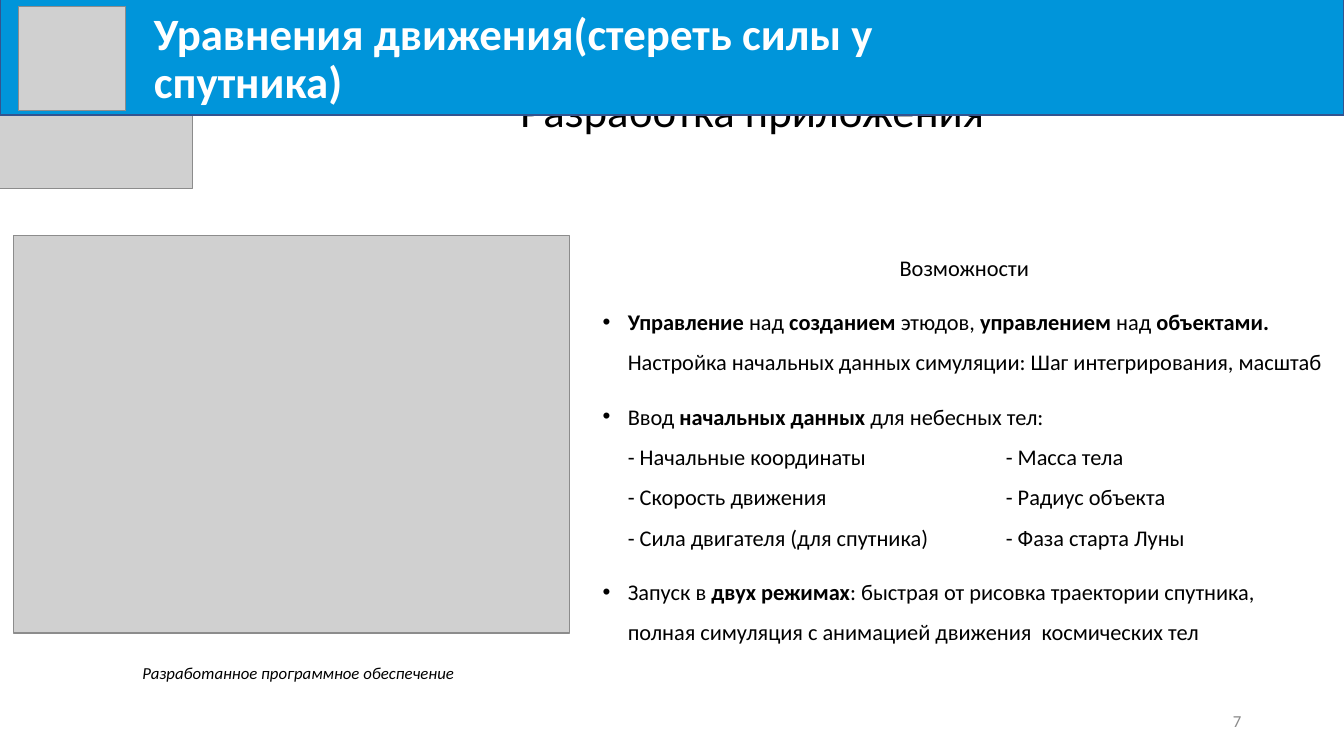
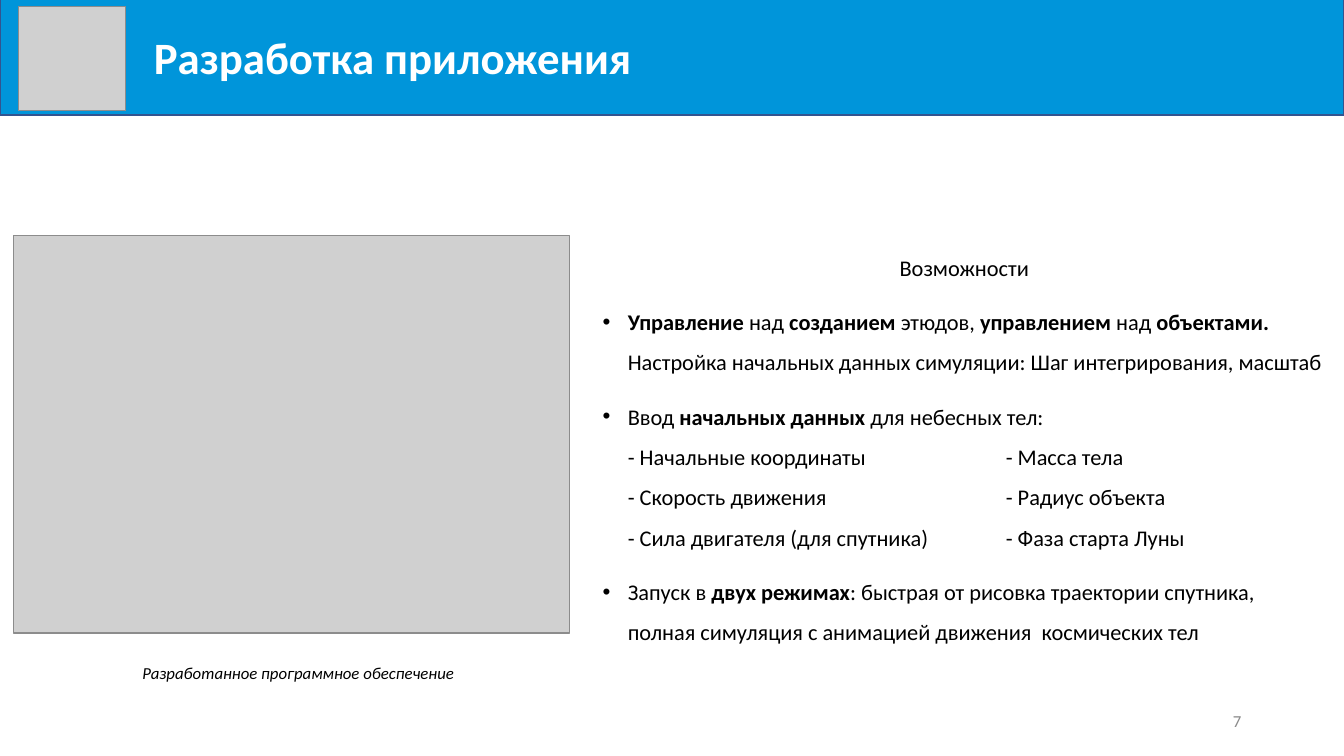
Before and after one commit to Milirik/diploma, a slide deck: slide 7 of Mikheev-K_V.pptx. Drawn at 1344x756 pixels with LibreOffice and Linux fonts; fonts in the diff are those of the drawing; grey boxes stand for pictures. Boxes give left, top, right and bottom in pixels: in the first picture for what was removed or moved away, otherwise in the second. Text is boxed around its words. In the diff, an @@ line names an element or a change of style, - is before the commit and + after.

```diff
--- a/Mikheev-K_V.pptx
+++ b/Mikheev-K_V.pptx
@@ picture removed at bbox=[0, 1, 193, 189] @@
@@ text at bbox=[154, 43, 631, 81]: text changed @@
-Уравнения движения(стереть силы у спутника)
+Разработка приложения
@@ title removed at bbox=[520, 114, 984, 139] @@
-Разработка приложения
```
Also in this commit, not shown: 10 other slides changed, 1 slide added, 1 slide removed, 2 other files.
